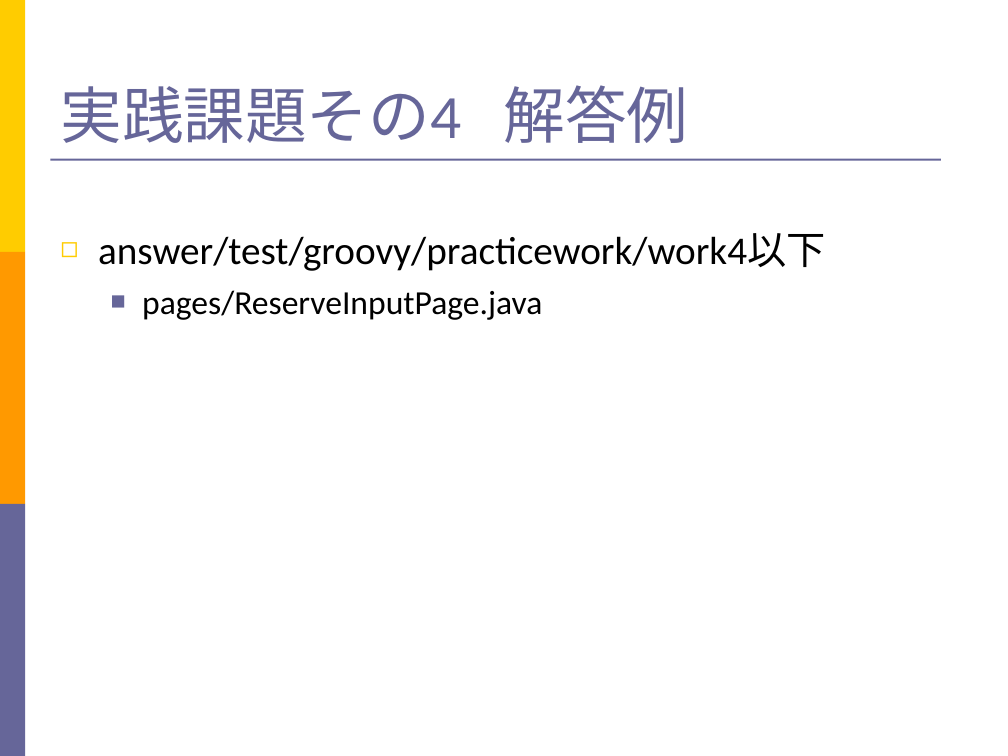
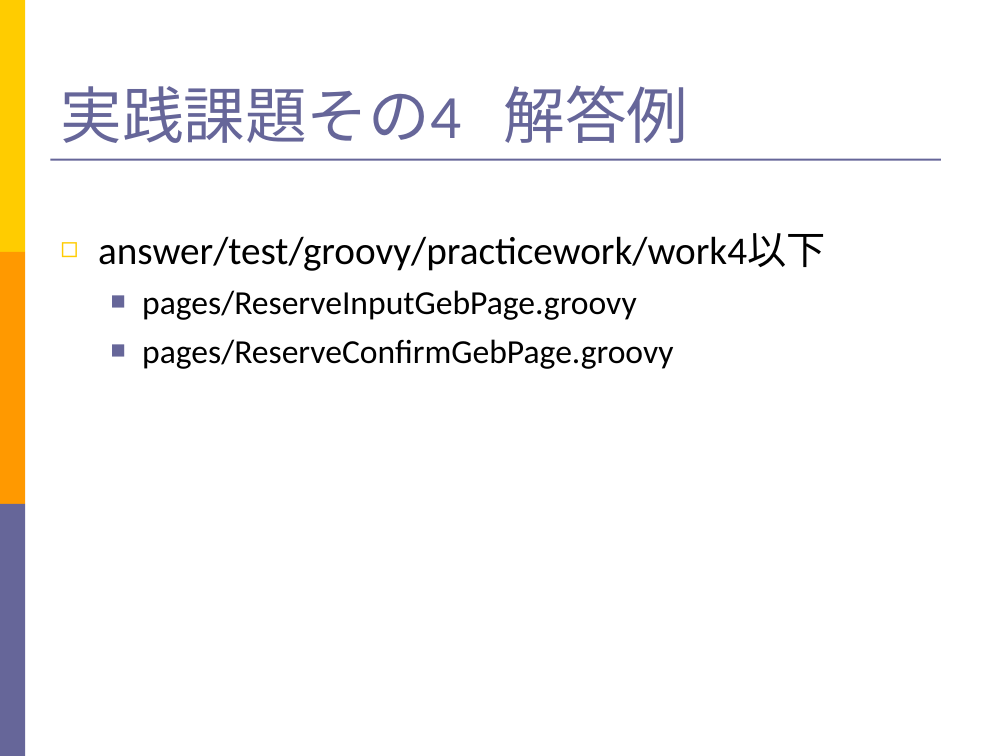
Before and after one commit to takuY-U2/STARHotel, a slide deck: slide 57 of docs/SlideGeb.ppt. Drawn at 1008x756 pixels with LibreOffice and Linux fonts; fonts in the diff are those of the drawing. Boxes give left, top, right and bottom in pixels: in the first picture for what was removed or moved away, otherwise in the second. Text is boxed around its words. In the diff, an @@ line names an element or a change of style, - is before the commit and + after.

```diff
--- a/docs/SlideGeb.ppt
+++ b/docs/SlideGeb.ppt
@@ text at (142, 290, 673, 369): text changed @@
-  ■ pages/ReserveInputPage.java
+  ■ pages/ReserveInputGebPage.groovy
+  ■ pages/ReserveConfirmGebPage.groovy
```
Also in this commit, not shown: 3 other slides changed, 1 other file.
